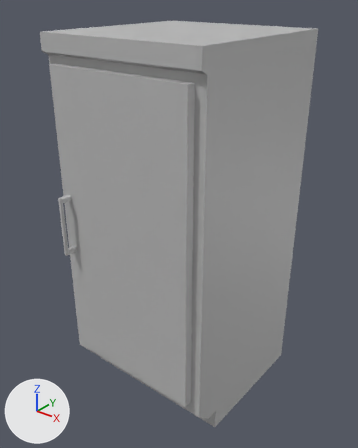
The FBX model CheckOutChicks/Assets/Models/Einrichtung/Einrichtung_Gefrierschrank.fbx: old version first, new version second.
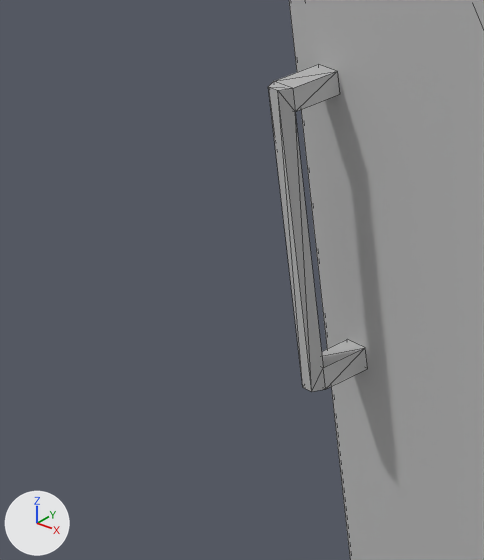
Each version appears first whole from a 50 mm lens placed at (2.185, -2.663, 2.416), pointed at (0.5, -0.556, 1.11), and next in a close-up on the part from 2% to 27% of the width and 41% to 64% of the height. Arrows for +X, +Y and +Z are at lower left; the lights stay in place. The close-ups show mesh edges as thin lines. Where no turn or scale is listed for an object, it has been applied to the vertices.

The first close-up shows 'gefrierschrank'.
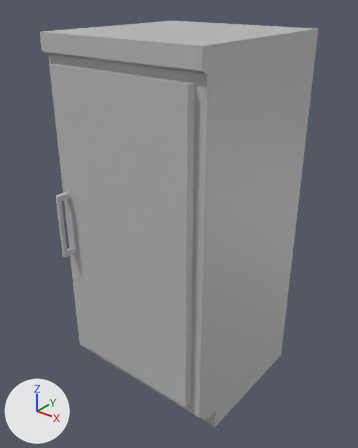
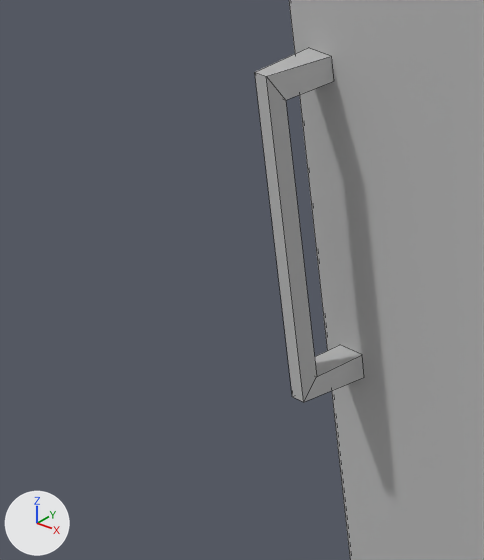
Where the newer file only moved an object's origin or applied its transform, the numbers keep the older frame.

Pixel boxes (x1, y1, x2, y2) of what changed, in the close-ups (484 x 560 px):
'gefrierschrank', reshaped
    before: (268, 0, 484, 560)
    after: (255, 0, 484, 560)
part 1 of me_mesh, rebuilt (9% wider, 8% taller)
    before: (268, 64, 368, 392)
    after: (255, 48, 364, 402)
part 2 of me_mesh, cut back
    both: (294, 0, 484, 498)

Diff of the bpy script that builds the scene:
```diff
--- a/CheckOutChicks/Assets/Models/Einrichtung/Einrichtung_Gefrierschrank.fbx.py
+++ b/CheckOutChicks/Assets/Models/Einrichtung/Einrichtung_Gefrierschrank.fbx.py
@@ me_mesh @@
 # used by ob_gefrierschrank; location = (0.0, 0.0, 0.0)
-me_mesh.from_pydata(...)  # 54 vertices, 78 faces; spans x 0.0..1.0, y -1.12..0.0, z 0.0..2.2
+me_mesh.from_pydata(...)  # 46 vertices, 33 faces; spans x 0.0..1.0, y -1.13..0.0, z 0.0..2.2
+# me_mesh part 1: the loose piece of 20 vertices spanning x 0.1..0.13, y -1.12..-1.05, z 1.01..1.36 is rebuilt with 16 vertices and now spans x 0.08..0.12, y -1.13..-1.05, z 0.99..1.37
+# me_mesh part 2
+# 4 vertices are removed from x 0.06..0.94, y -1.0, z 0.3..2.05
+# 42 faces are deleted
+# 18 new faces join them
 me_mesh.materials.append(mat_lambert1)
```
